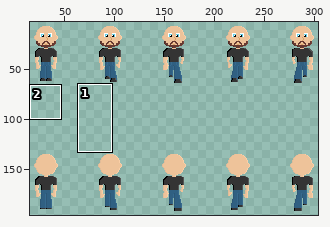
One commit to this sprite sheet: assets/images/characters/people/hero_francois.png. The first picture is a wide view before the edit; the outline marks the close-up.
Close-up. Earlier state:
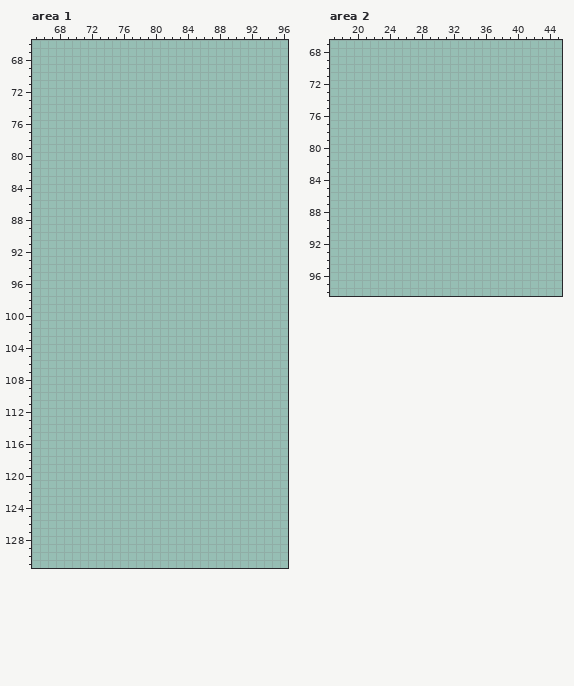
The file is 320x256 pixels. Shown: area 1: x 65..96, y 66..131; area 2: x 17..45, y 67..98. The wide view leaves out empty margins.
Now the later version:
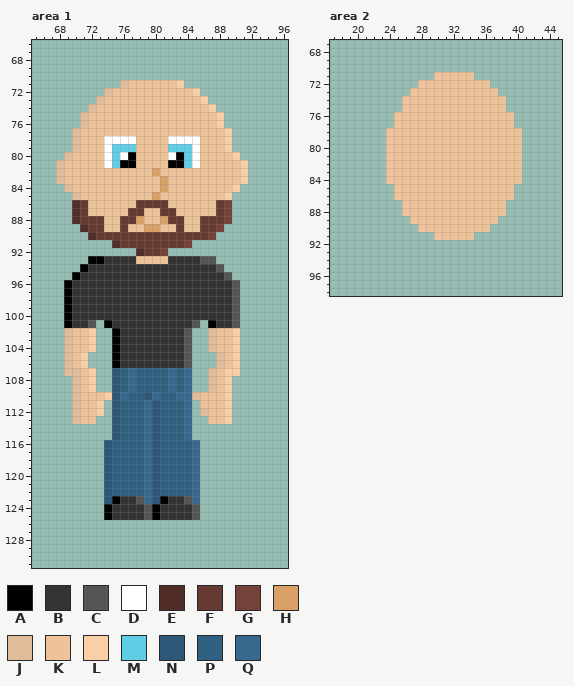
Palette (. is transparent): A #000000  B #343434  C #555555  D #ffffff  E #502d27  F #663931  G #744239  H #d9a066  J #e0bc99  K #eec39a  L #facfa7  M #5fcde4  N #2c5776  P #306082  Q #376a8e
The edit:
--- area 1
@@ x 65..96 @@
  70 ................................
- 71 ................................
- 72 ................................
- 73 ................................
- 74 ................................
- 75 ................................
- 76 ................................
- 77 ................................
- 78 ................................
- 79 ................................
- 80 ................................
- 81 ................................
- 82 ................................
- 83 ................................
- 84 ................................
- 85 ................................
- 86 ................................
- 87 ................................
- 88 ................................
- 89 ................................
- 90 ................................
- 91 ................................
- 92 ................................
- 93 ................................
- 94 ................................
- 95 ................................
- 96 ................................
- 97 ................................
- 98 ................................
- 99 ................................
-100 ................................
-101 ................................
-102 ................................
-103 ................................
-104 ................................
-105 ................................
-106 ................................
-107 ................................
-108 ................................
-109 ................................
-110 ................................
-111 ................................
-112 ................................
-113 ................................
-114 ................................
-115 ................................
-116 ................................
-117 ................................
-118 ................................
-119 ................................
-120 ................................
-121 ................................
-122 ................................
-123 ................................
-124 ................................
-125 ................................
+ 71 ...........JKKKKKKL.............
+ 72 .........JKKKKKKKKKKL...........
+ 73 ........JKKKKKKKKKKKKL..........
+ 74 .......JKKKKKKKKKKKKKKL.........
+ 75 ......JKKKKKKKKKKKKKKKKL........
+ 76 ......JKKKKKKKKKKKKKKKKL........
+ 77 .....JKKKKKKKKKKKKKKKKKKL.......
+ 78 .....JKKKDDDDKKKKDDDDKKKL.......
+ 79 .....JKKKDMMMKKKKMMMDKKKL.......
+ 80 ....JKKKKDMDAKKKKDAMDKKKKL......
+ 81 ...JKKKKKDMAAKKKKAAMDKKKKKL.....
+ 82 ...JKKKKKKKKKKKHKKKKKKKKKKL.....
+ 83 ...JKKKKKKKKKKKKHKKKKKKKKKL.....
+ 84 ....JKKKKKKKKKKKHKKKKKKKKL......
+ 85 .....JKKKKKKKKKHKKKKKKKKL.......
+ 86 .....EFKKKKKKFFFFKKKKKKFG.......
+ 87 .....EFKKKKKFFKKFFKKKKKFG.......
+ 88 .....EFFFKKFFHKKHFFKKFFFG.......
+ 89 ......EFFKKFKKHHKKFKKFFG........
+ 90 .......EFFFFFFFFFFFFFFG.........
+ 91 ..........EFFFFFFFFG............
+ 92 .............EFFG...............
+ 93 .......AABBBBKKKKBBBBCC.........
+ 94 ......ABBBBBBBBBBBBBBBBC........
+ 95 .....ABBBBBBBBBBBBBBBBBBC.......
+ 96 ....ABBBBBBBBBBBBBBBBBBBBC......
+ 97 ....ABBBBBBBBBBBBBBBBBBBBC......
+ 98 ....ABBBBBBBBBBBBBBBBBBBBC......
+ 99 ....ABBBBBBBBBBBBBBBBBBBBC......
+100 ....ABBBBBBBBBBBBBBBBBBBBC......
+101 ....ABBC.ABBBBBBBBBBC.ABBC......
+102 ....JKKL..ABBBBBBBBC..JKKL......
+103 ....JKKL..ABBBBBBBBC..JKKL......
+104 ....JKKL..ABBBBBBBBC..JKKL......
+105 ....JKL...ABBBBBBBBC...JKL......
+106 ....JKL...ABBBBBBBBC...JKL......
+107 ....JJKL..NPQPPPPQPQ..JKLL......
+108 .....JKL..NPQPPPPQPQ..JKL.......
+109 .....JKL..NPQPPPPQPQ..JKL.......
+110 .....JKKKLNQPPNQPPQQJKKKL.......
+111 .....JKKL.NPPPQNPPPQ.KKKL.......
+112 .....JKKL.NPPPQNPPPQ.JKKL.......
+113 .....JKK..NPPPQNPPPQ..KKL.......
+114 ..........NPPPQNPPPQ............
+115 ..........NPPPQNPPPQ............
+116 .........NPPPPQNPPPPQ...........
+117 .........NPPPPQNPPPPQ...........
+118 .........NPPPPQNPPPPQ...........
+119 .........NPPPPQNPPPPQ...........
+120 .........NPPPPQNPPPPQ...........
+121 .........NPPPPQNPPPPQ...........
+122 .........NPPPPQNPPPPQ...........
+123 .........NABBCQNABBCQ...........
+124 .........ABBBBCABBBBC...........
+125 .........ABBBBCABBBBC...........
 126 ................................
--- area 2
@@ x 17..45 @@
 70 .............................
-71 .............................
-72 .............................
-73 .............................
-74 .............................
-75 .............................
-76 .............................
-77 .............................
-78 .............................
-79 .............................
-80 .............................
-81 .............................
-82 .............................
-83 .............................
-84 .............................
-85 .............................
-86 .............................
-87 .............................
-88 .............................
-89 .............................
-90 .............................
-91 .............................
+71 .............KKKKK...........
+72 ...........KKKKKKKKK.........
+73 ..........KKKKKKKKKKK........
+74 .........KKKKKKKKKKKKK.......
+75 .........KKKKKKKKKKKKK.......
+76 ........KKKKKKKKKKKKKKK......
+77 ........KKKKKKKKKKKKKKK......
+78 .......KKKKKKKKKKKKKKKKK.....
+79 .......KKKKKKKKKKKKKKKKK.....
+80 .......KKKKKKKKKKKKKKKKK.....
+81 .......KKKKKKKKKKKKKKKKK.....
+82 .......KKKKKKKKKKKKKKKKK.....
+83 .......KKKKKKKKKKKKKKKKK.....
+84 .......KKKKKKKKKKKKKKKKK.....
+85 ........KKKKKKKKKKKKKKK......
+86 ........KKKKKKKKKKKKKKK......
+87 .........KKKKKKKKKKKKK.......
+88 .........KKKKKKKKKKKKK.......
+89 ..........KKKKKKKKKKK........
+90 ...........KKKKKKKKK.........
+91 .............KKKKK...........
 92 .............................
Where, in picture pixels (left, top, right, bottom), the same in both close-ups:
added: (56, 80, 248, 520)
added: (386, 72, 522, 240)
